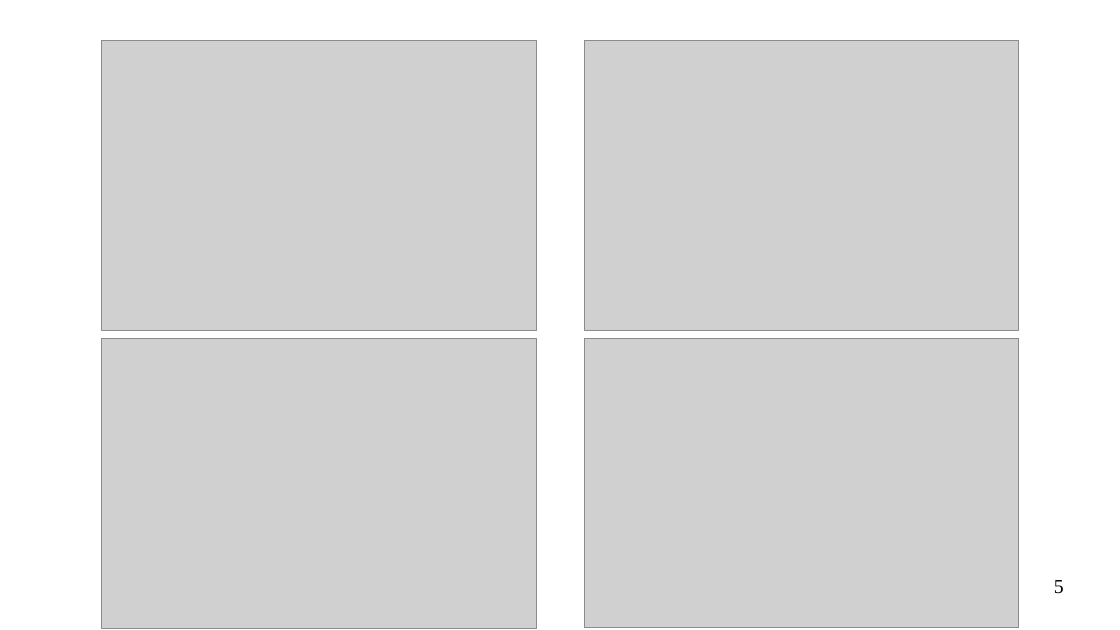
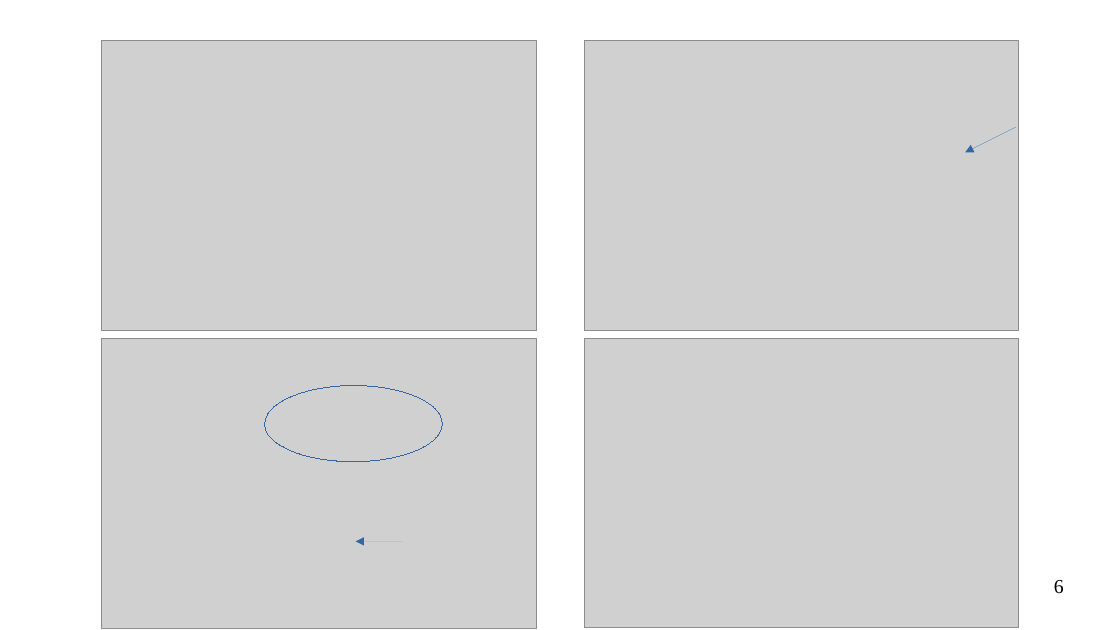
Before and after one commit to jfdev001/PlasmaCellDiff, a slide deck: slide 6 of pptx/20231006_frazier_jared_progress_meeting_3.odp (slide 5 before the commit). Drawn at 1120x630 pixels with LibreOffice and Linux fonts; fonts in the diff are those of the drawing; grey boxes stand for pictures. Boxes give left, top, right and bottom in pixels: in the first picture for what was removed or moved away, otherwise in the second. Text is boxed around its words. In the diff, an @@ line names an element or a change of style, - is before the commit and + after.

```diff
--- a/pptx/20231006_frazier_jared_progress_meeting_3.odp
+++ b/pptx/20231006_frazier_jared_progress_meeting_3.odp
@@ arrow added from (1016, 127) to (966, 152), #3465A4 0 pt @@
@@ ellipse added at (x1=265, y1=385, x2=443, y2=462), outline #3465A4 0 pt @@
@@ arrow added from (402, 542) to (356, 542), #3465A4 0 pt @@
@@ page number at (x1=1054, y1=580, x2=1064, y2=594): text changed @@
-5
+6
```
Also in this commit, not shown: 1 other slide changed, 2 slides added, 1 slide removed, 5 other files.
